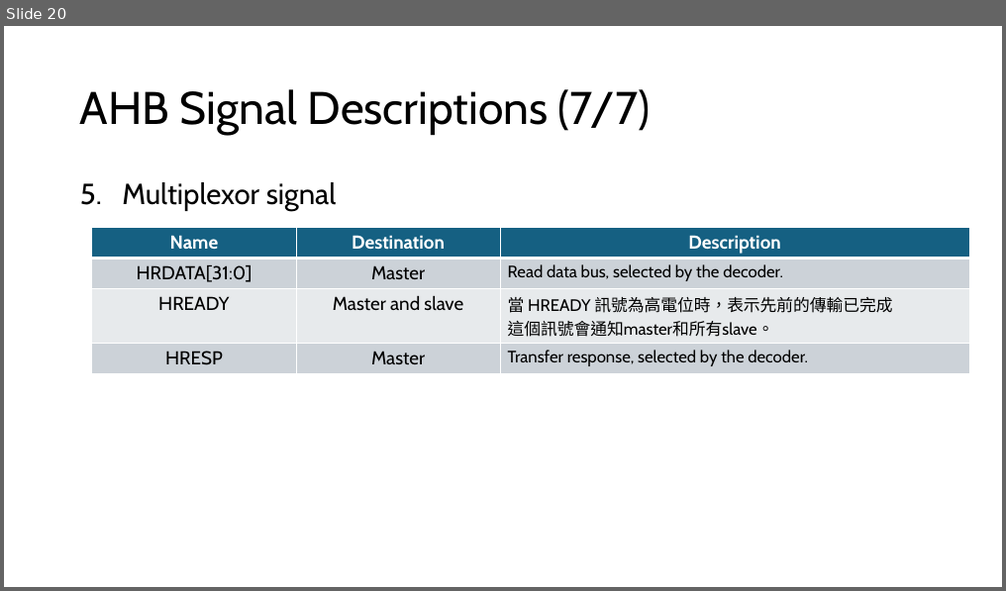
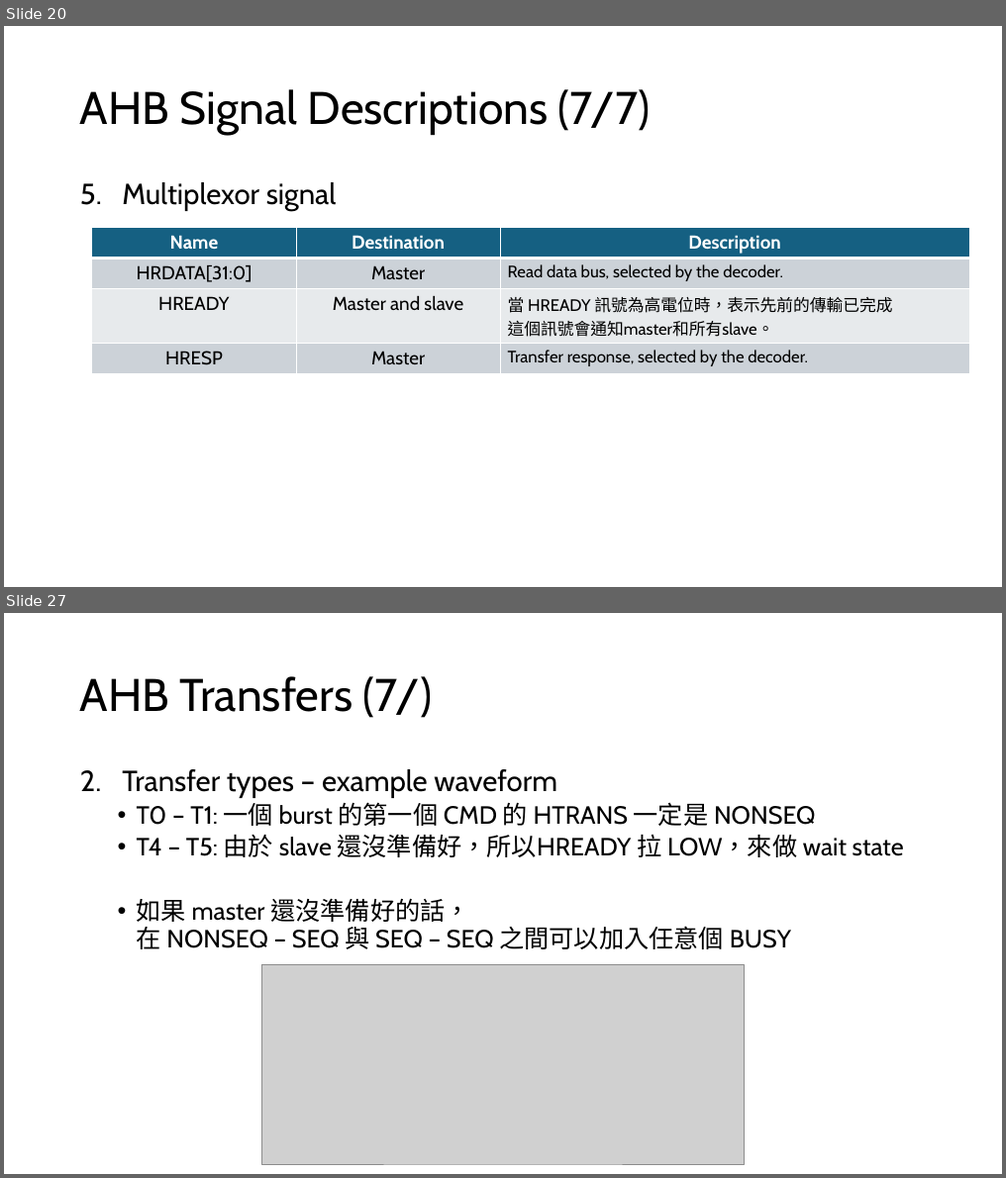
Before and after one commit to s9001055/DV_learning, a slide deck: AMBA/AMBA_learning.pptx. Shown one above the other, each under a label of ours: slide 20 before the commit, slides 20 and 27 after it; the slides between them are not shown. The pictures are 1006x591 and 1006x1178 pixels, drawn with LibreOffice and Linux fonts; fonts in the diff are those of the drawing; grey boxes stand for pictures. Boxes give left, top, right and bottom in pixels: in the first picture for what was removed or moved away, otherwise in the second. Text is boxed around its words. In the diff, an @@ line names an element or a change of style, - is before the commit and + after.

Commit message:
Modify: AMBA/AMBA_learning.pptx 1. Add chapter 2 AHB Transfers Basic transfers 2. Add chapter 2 AHB Transfers Transfer types

```diff
--- a/AMBA/AMBA_learning.pptx
+++ b/AMBA/AMBA_learning.pptx
@@ slide 27 added at [4,613,1002,1174], background #FFFFFF @@
@@ title added at [80,676,432,718], 44 pt, text #000000 @@
+AHB Transfers (7/)
@@ text added at [122,769,904,950], 24 pt, text #000000 @@
+2. Transfer types – example waveform
+  • T0 – T1: 一個 burst 的第一個 CMD 的 HTRANS 一定是 NONSEQ
+  • T4 – T5: 由於 slave 還沒準備好，所以HREADY 拉 LOW，來做 wait state
+  • 如果 master 還沒準備好的話，
+    在 NONSEQ – SEQ 與 SEQ – SEQ 之間可以加入任意個 BUSY
@@ picture added at [261,964,745,1164] @@
```
Also in this commit, not shown: 8 other slides added, 1 other file.
